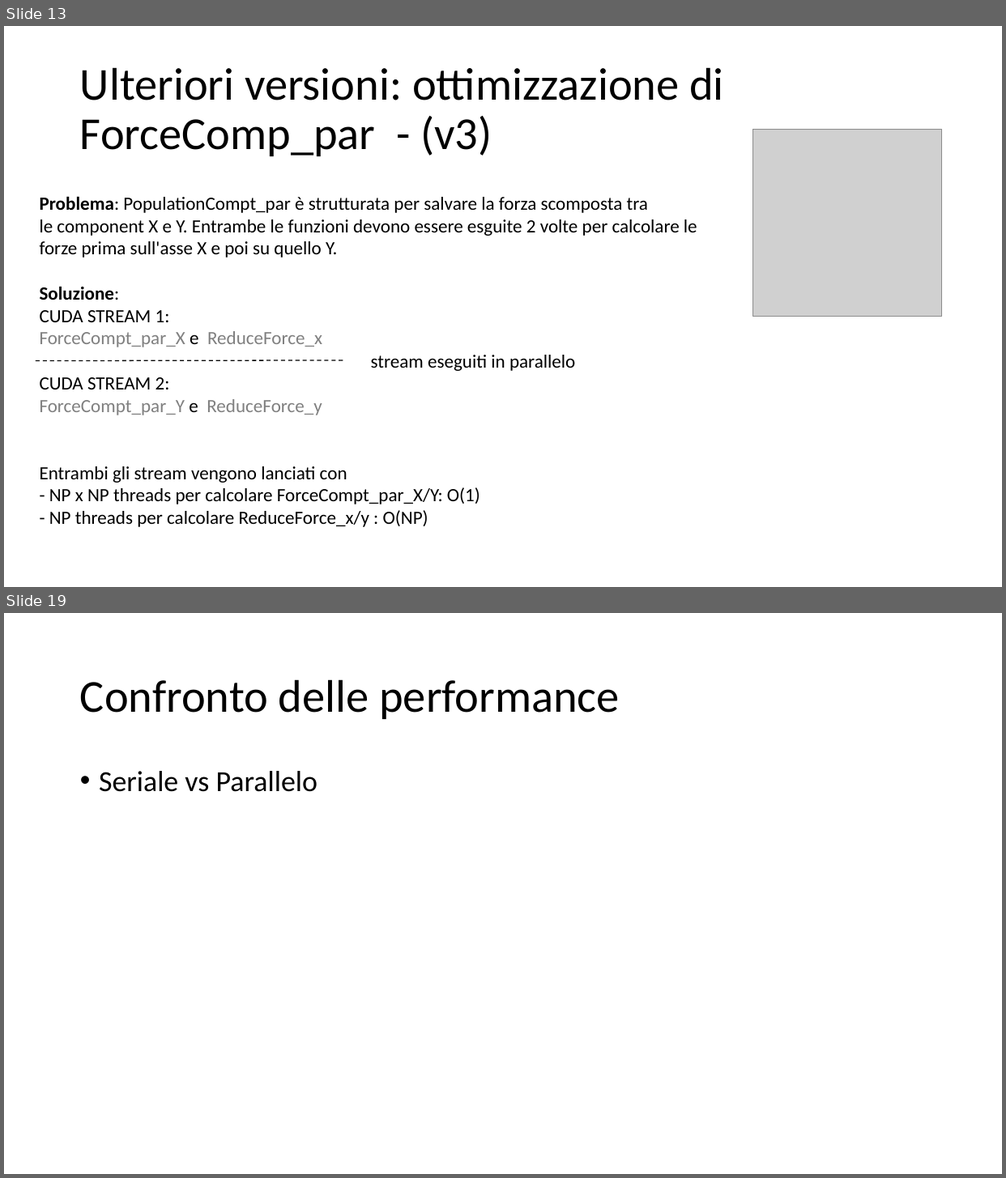
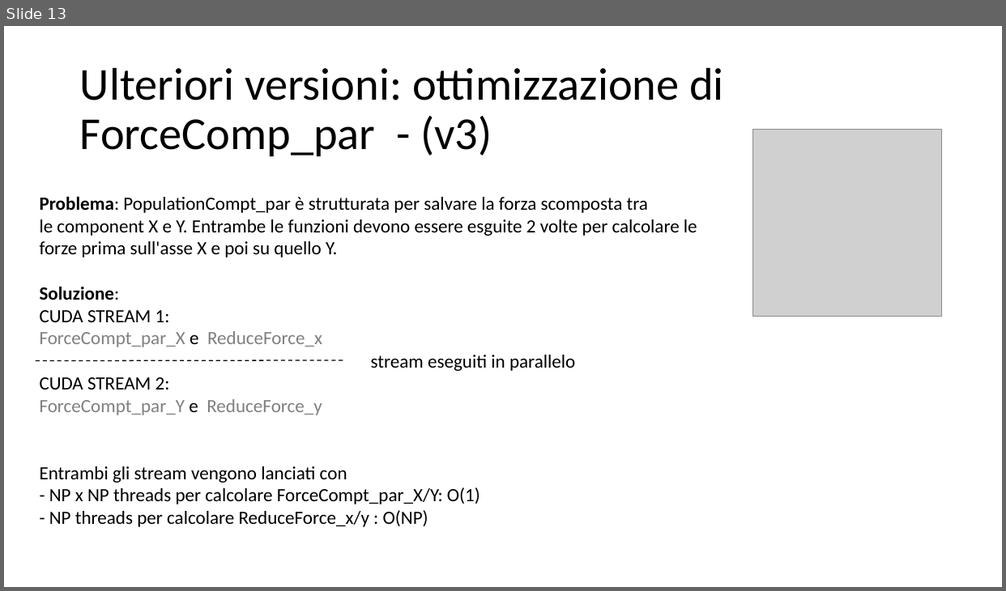
Before and after one commit to piepor/particles-simulation-parallel, a slide deck: presentazione/presentazione.pptx. Shown one above the other, each under a label of ours: slides 13 and 19 before the commit, slide 13 after it; the slides between them are not shown. The pictures are 1006x1178 and 1006x591 pixels, drawn with LibreOffice and Linux fonts; fonts in the diff are those of the drawing; grey boxes stand for pictures. Boxes give left, top, right and bottom in pixels: in the first picture for what was removed or moved away, otherwise in the second. Text is boxed around its words. In the diff, an @@ line names an element or a change of style, - is before the commit and + after.

```diff
--- a/presentazione/presentazione.pptx
+++ b/presentazione/presentazione.pptx
@@ slide 19 removed at bbox=[4, 613, 1002, 1174], background #FFFFFF @@
@@ title removed at bbox=[80, 679, 619, 719] @@
-Confronto delle performance
@@ text removed at bbox=[99, 771, 317, 792] @@
-• Seriale vs Parallelo
```
Also in this commit, not shown: 7 slides changed, 2 slides added, 5 other slides removed, 1 other file.
